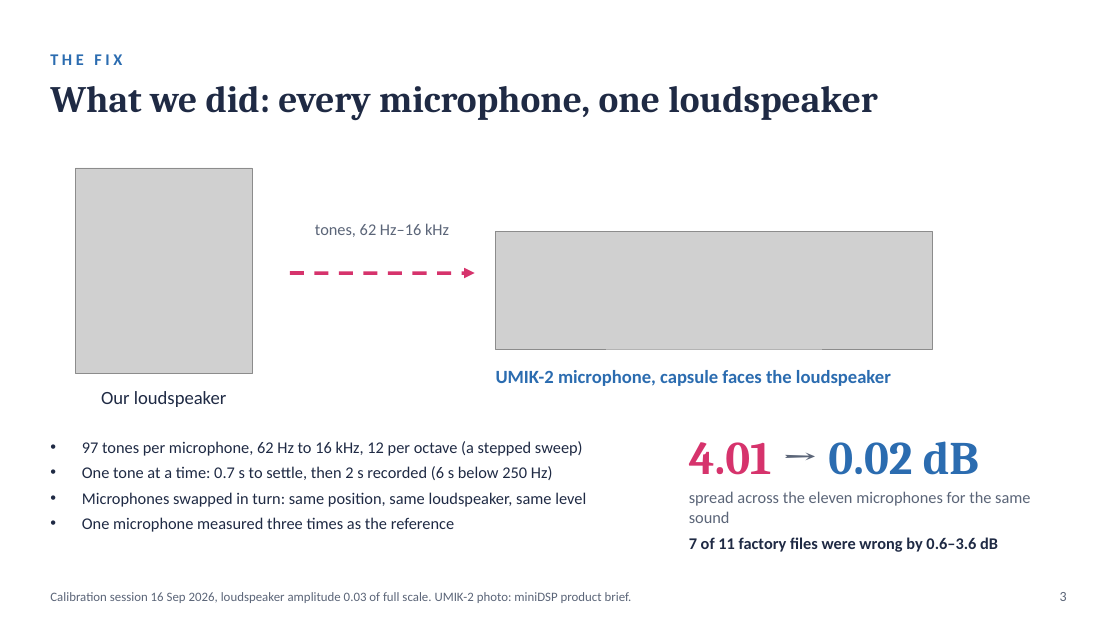
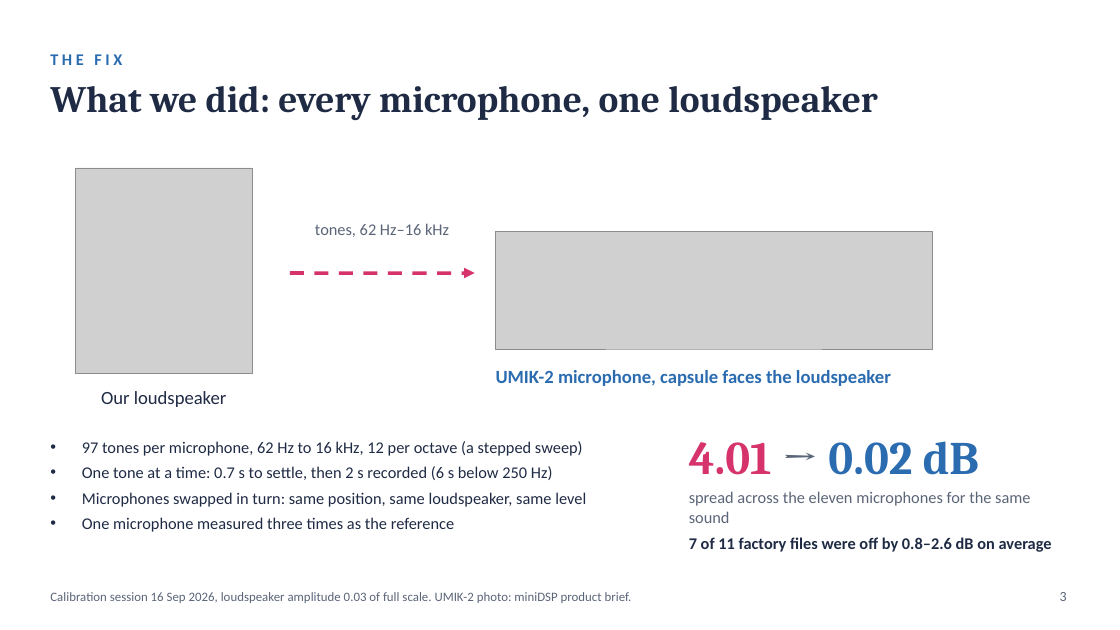
Before and after one commit to asdfgh0318/SoundVisualizer, a slide deck: slide 3 of docs/analysis/chamber-final-2026-10-01/slides/chamber-slides.pptx. Drawn at 1120x630 pixels with LibreOffice and Linux fonts; fonts in the diff are those of the drawing; grey boxes stand for pictures. Boxes give left, top, right and bottom in pixels: in the first picture for what was removed or moved away, otherwise in the second. Text is boxed around its words. In the diff, an @@ line names an element or a change of style, - is before the commit and + after.

```diff
--- a/docs/analysis/chamber-final-2026-10-01/slides/chamber-slides.pptx
+++ b/docs/analysis/chamber-final-2026-10-01/slides/chamber-slides.pptx
@@ text at box(689, 537, 1052, 552): text changed @@
-7 of 11 factory files were wrong by 0.6–3.6 dB
+7 of 11 factory files were off by 0.8–2.6 dB on average
```
Also in this commit, not shown: 5 other slides changed, 1 slide removed, 9 other files.
